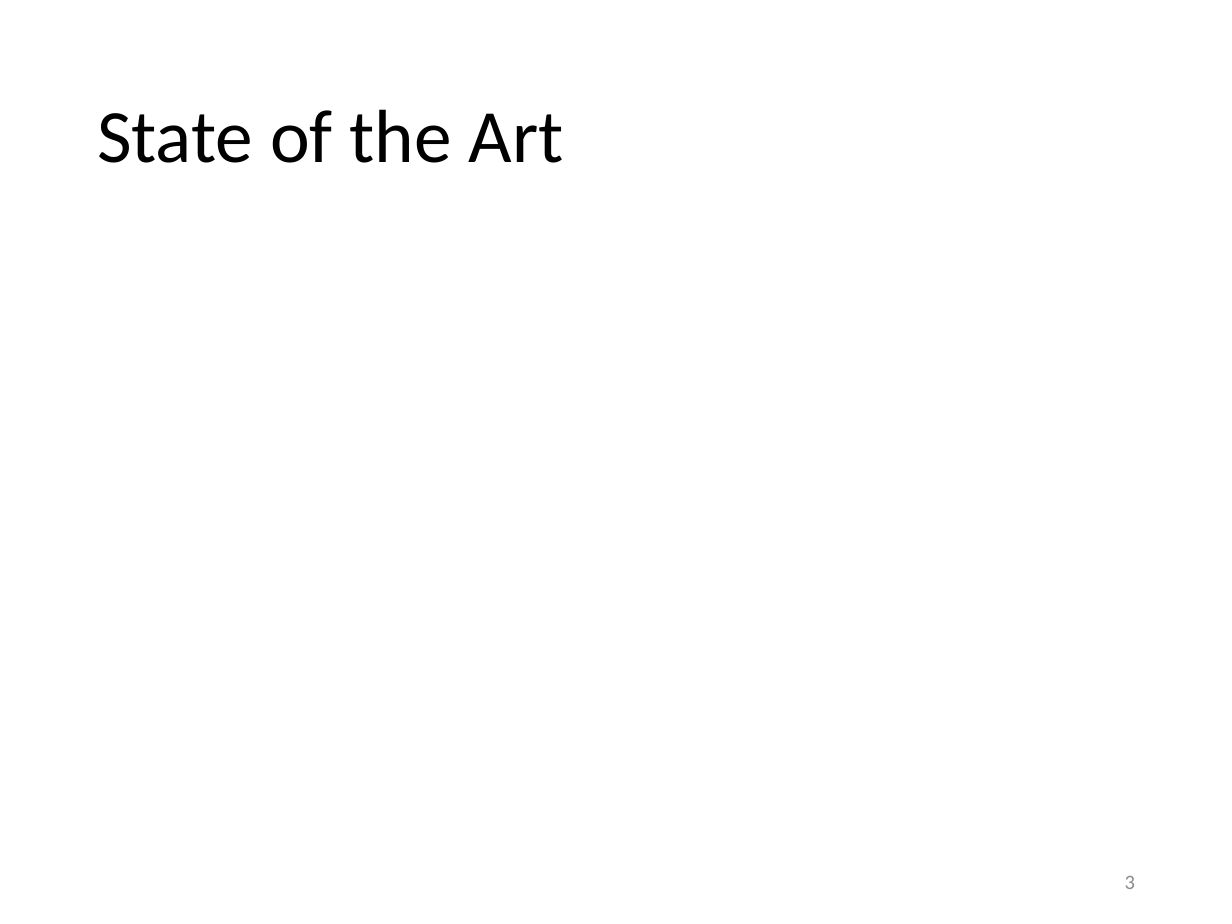
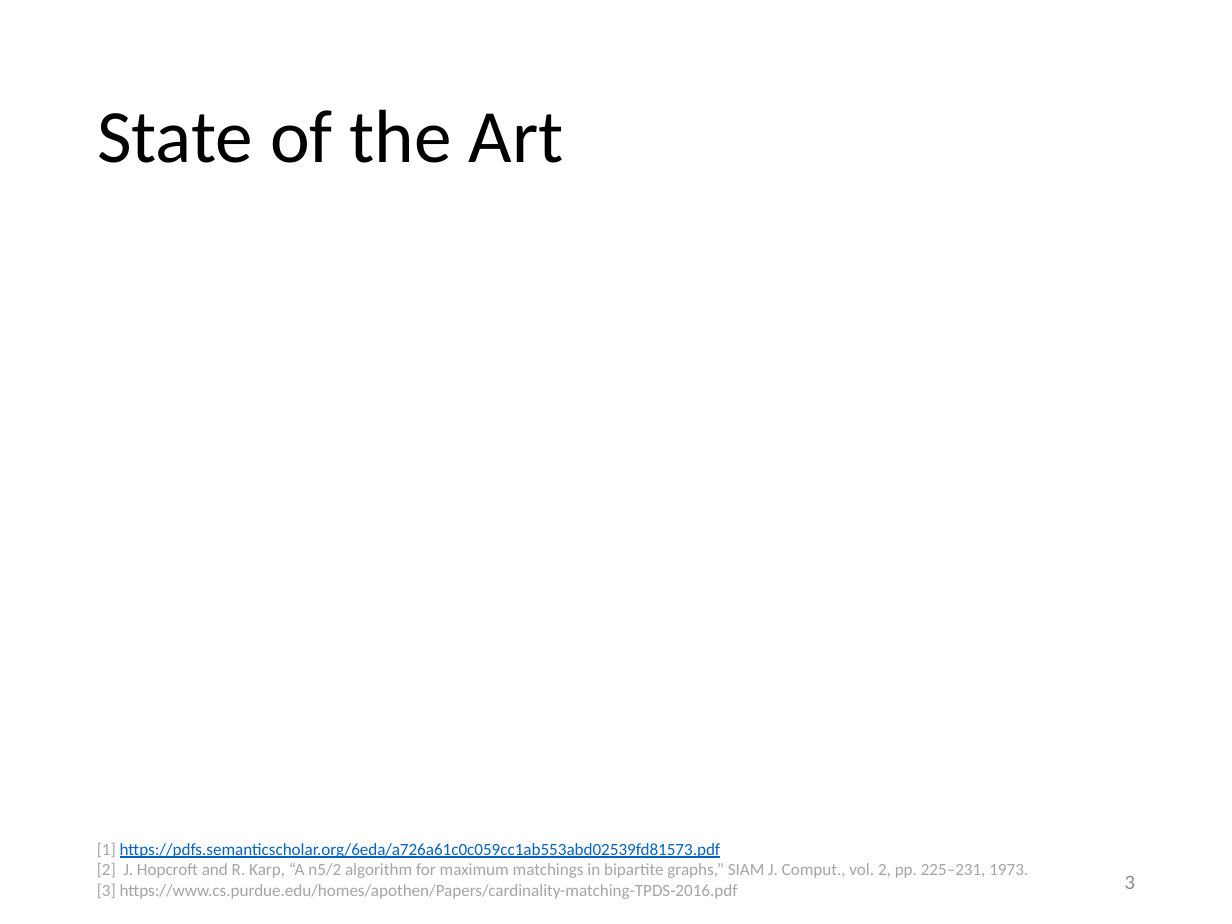
Before and after one commit to suem/dphpc-project, a slide deck: slide 3 of docs/media/presentations/Progress Report.pptx. Drawn at 1232x924 pixels with LibreOffice and Linux fonts; fonts in the diff are those of the drawing; grey boxes stand for pictures. Boxes give left, top, right and bottom in pixels: in the first picture for what was removed or moved away, otherwise in the second. Text is boxed around its words. In the diff, an @@ line names an element or a change of style, - is before the commit and + after.

```diff
--- a/docs/media/presentations/Progress Report.pptx
+++ b/docs/media/presentations/Progress Report.pptx
@@ text added at bbox=[97, 843, 1028, 899], 10 pt, text #A5A5A5 @@
+[1] https://pdfs.semanticscholar.org/6eda/a726a61c0c059cc1ab553abd02539fd81573.pdf
+[2] J. Hopcroft and R. Karp, “A n5/2 algorithm for maximum matchings in bipartite graphs,” SIAM J. Comput., vol. 2, pp. 225–231, 1973.
+[3] https://www.cs.purdue.edu/homes/apothen/Papers/cardinality-matching-TPDS-2016.pdf
```
Also in this commit, not shown: 2 other slides changed, 1 slide added, 1 slide removed, 1 other file.
